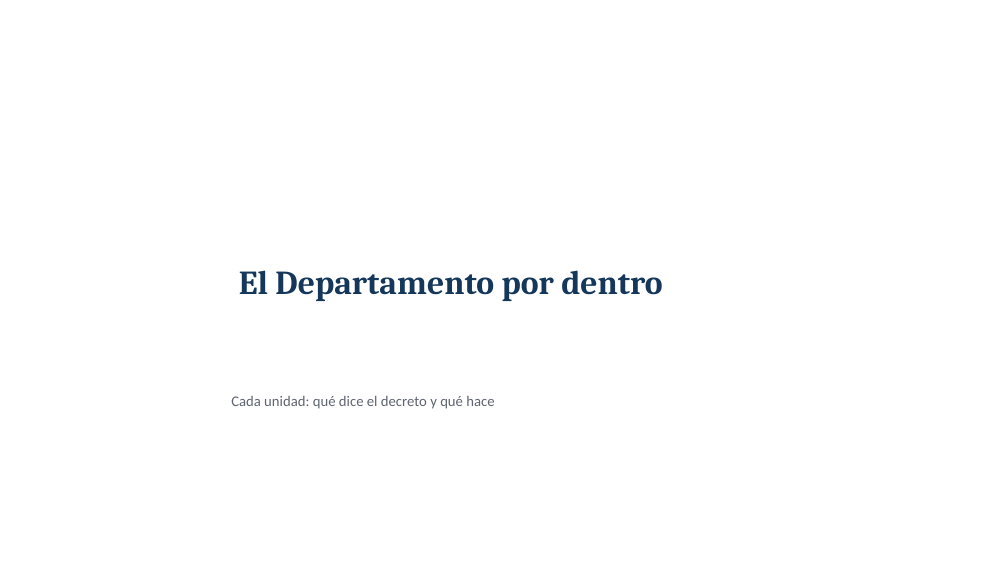
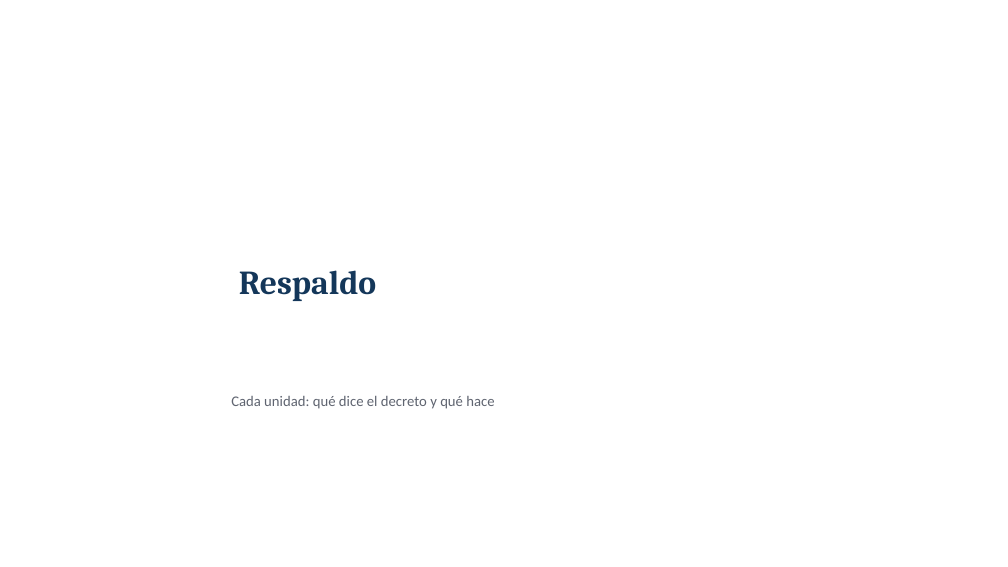
Before and after one commit to estefafro/CFSD, a slide deck: slide 11 of entregables/2026-11-14-presentacion-vicerrector/presentacion-vicerrector-borrador.pptx (slide 9 before the commit). Drawn at 1008x567 pixels with LibreOffice and Linux fonts; fonts in the diff are those of the drawing; background and template pictures are left out. Boxes give left, top, right and bottom in pixels: in the first picture for what was removed or moved away, otherwise in the second. Text is boxed around its words. In the diff, an @@ line names an element or a change of style, - is before the commit and + after.

```diff
--- a/entregables/2026-11-14-presentacion-vicerrector/presentacion-vicerrector-borrador.pptx
+++ b/entregables/2026-11-14-presentacion-vicerrector/presentacion-vicerrector-borrador.pptx
@@ title at (239, 270, 376, 301): text changed @@
-El Departamento por dentro
+Respaldo
```
Also in this commit, not shown: 12 other slides changed, 2 slides added, 2 other files.
